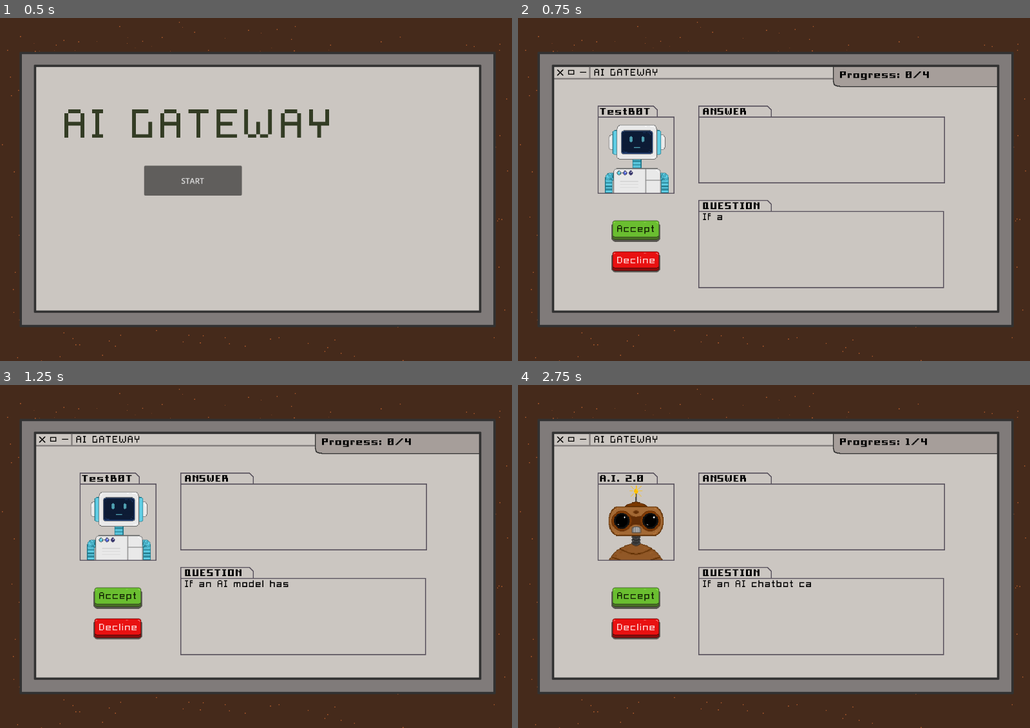
Above: before the commit, frames 1-4 (two rows, left to right).
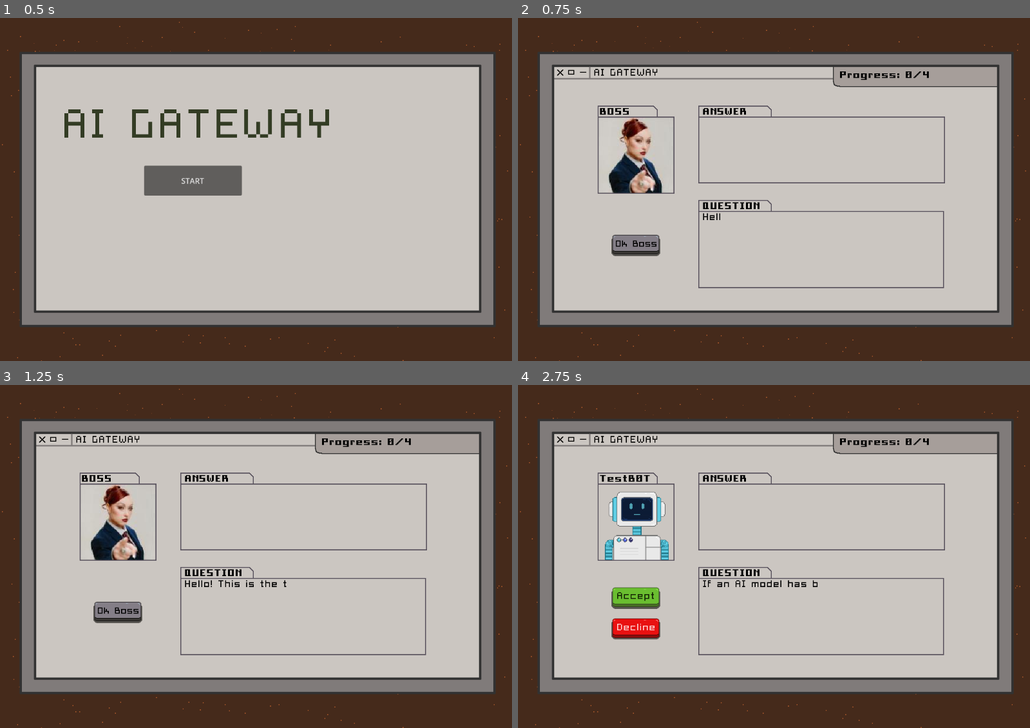
Above: after the commit, the same moments.

Repository: campiao/ai-ethics-sgame
Game: Godot game, scene res://scenes/main_menu.tscn
Two runs of this game, one before a commit and one after it. Both use one fixed random seed, a clock stepped at 60 frames per second and the inputs below.
Inputs (mouse positions are in pixels of both pictures, inside the frame that each line leads up to):
- Up to frame 1 (0.5 s): no input
- Up to frame 2 (0.75 s): click "START" at 0.5 s
- Up to frame 3 (1.25 s): no input
- Up to frame 4 (2.75 s): click (635, 628) at 1.27 s; click (635, 611) at 2 s

Frame 1 is identical in both runs. In frame 2, 3.7% of the frame differs, in the area x 15-40%, y 26-75%; in frame 3, 3.8%, in the area x 15-57%, y 26-75%; in frame 4, 2.4%.

Commit message:
feat: add mini tutorial in the beginning

Diff:
--- a/ai-ethics-serious-game/scenes/level_one.tscn
+++ b/ai-ethics-serious-game/scenes/level_one.tscn
@@ -550,6 +550,8 @@
 [node name="BossEntity" parent="." instance=ExtResource("5_r4wdr")]
 visible = false
 entity_name = "BOSS"
+question_text = "Hello! This is the tutorial text! Here we will explain the game to the player"
+answer_text = "Here we show thatbthis is the answer field, and the player should pay attention to it"
 
 [node name="AnimatedSprite2D" parent="BossEntity" index="0"]
 position = Vector2(248, 288)
@@ -559,7 +561,7 @@
 
 [connection signal="pressed" from="UI/AcceptButton" to="." method="_on_accept_button_pressed"]
 [connection signal="pressed" from="UI/DeclineButton" to="." method="_on_decline_button_pressed"]
-[connection signal="pressed" from="UI/OkBossButton" to="." method="_on_accept_button_pressed"]
+[connection signal="pressed" from="UI/OkBossButton" to="." method="_on_ok_boss_button_pressed"]
 
 [editable path="Entities/Entity1"]
 [editable path="Entities/Entity2"]
--- a/ai-ethics-serious-game/scripts/level_one/world_manager.gd
+++ b/ai-ethics-serious-game/scripts/level_one/world_manager.gd
@@ -8,7 +8,6 @@
 @onready var background_image: TextureRect = $UI/BackgroundImage
 @onready var two_btn_bg_image := preload("res://assets/sprites/backgrounds/game.png")
 @onready var one_btn_bg_image := preload("res://assets/sprites/backgrounds/game_one_btn.png")
-
 
 # Entity nodes
 @onready var entity_sprite: AnimatedSprite2D = $UI/EntitySprite
@@ -54,8 +53,6 @@
 ]
 
 func _ready() -> void:
-	#var first_entity := entities_remaining[0]
-	#setup_entity(first_entity)
 	current_entity_id = 0
 	entities_count = len(entities_remaining)
 
@@ -65,14 +62,11 @@
 	answer_label.visible_ratio = 0.0
 	question_label.visible_ratio = 0.0
 	set_entities_data()
+	show_tutorial()
 
 func _process(_delta: float) -> void:
 	if not is_entity_visible:
-		if is_tutorial_done:
-			setup_entity(entities_remaining[current_entity_id])
-		#setup_entity(boss_entity)
-		# TODO: Add screen with boss button
-		is_tutorial_done = true
+		setup_entity(entities_remaining[current_entity_id])
 	else:
 		if question_label.visible_ratio < 1.0:
 			question_label.visible_ratio += \
@@ -85,11 +79,9 @@
 	var data = StaticData.entities_dict
 	var num_ent = len(data.keys())
 
-	# ALERT: Something is causing the editor to lag can consume memory on
+	# ALERT: Something is causing the editor to lag and consume memory on
 	# "run current scene", not sure if it is this function
 	# Only happens on this scene ("level_one.tscn")
-	if num_ent == null:
-		return
 
 	for i in range(0, num_ent):
 		entities_remaining[i].question_text = data[str(i)].get("question_text")
@@ -97,7 +89,6 @@
 		entities_remaining[i].is_answer_correct = data[str(i)].get("is_answer_correct")
 
 		entities_remaining[i].explanation_text = data[str(i)].get("explanation_text")
-
 
 func  setup_entity(entity_data: EntityType) -> void:
 	# Display entity data
@@ -113,24 +104,24 @@
 func _on_accept_button_pressed() -> void:
 	if current_entity_id > entities_count-1:
 		return
-	# TODO: Logic for pressing accept button
-	# TODO: Fix after selection boss interaction
-	# It kinda works but is currently using the accept button
+
 	answer_label.visible_ratio = 0.0
 	question_label.visible_ratio = 0.0
+
 	if not is_on_after_selection:
 		advance_level()
 	else:
 		var is_choice_correct = true \
 		if entities_remaining[current_entity_id].is_answer_correct \
 		else false
-		advance_to_boss_screen(is_choice_correct)
+		advance_to_boss_screen()
+		setup_boss_text(entities_remaining[current_entity_id], is_choice_correct)
 
 
 func _on_decline_button_pressed() -> void:
 	if current_entity_id > entities_count - 1:
 		return
-	# TODO: Logic for pressing decline button
+
 	answer_label.visible_ratio = 0.0
 	question_label.visible_ratio = 0.0
 	if not is_on_after_selection:
@@ -139,15 +130,30 @@
 		var is_choice_correct = false \
 		if entities_remaining[current_entity_id].is_answer_correct \
 		else true
-		advance_to_boss_screen(is_choice_correct)
+		advance_to_boss_screen()
+		setup_boss_text(entities_remaining[current_entity_id], is_choice_correct)
 
-func advance_to_boss_screen(is_choice_correct: bool) -> void:
+func _on_ok_boss_button_pressed() -> void:
+	answer_label.visible_ratio = 0.0
+	question_label.visible_ratio = 0.0
+	if not is_tutorial_done:
+		current_entity_id -= 1
+		is_tutorial_done = true
+	advance_level()
+
+func advance_to_boss_screen() -> void:
 	#background_image.texture.reset_state()
 	background_image.texture = one_btn_bg_image
 	accept_button.hide()
 	decline_button.hide()
 	ok_boss_button.show()
-	setup_boss_text(entities_remaining[current_entity_id], is_choice_correct)
+
+
+func advance_to_normal_screen() -> void:
+	ok_boss_button.hide()
+	accept_button.show()
+	decline_button.show()
+	background_image.texture = two_btn_bg_image
 
 func setup_boss_text(entity_data: EntityType,
 	is_choice_correct: bool) -> void:
@@ -162,14 +168,12 @@
 
 func advance_level() -> void:
 	is_on_after_selection = true
-	ok_boss_button.hide()
-	accept_button.show()
-	decline_button.show()
-	background_image.texture = two_btn_bg_image
+	advance_to_normal_screen()
 
 	current_entity_id += 1
 	progress_label.text = "Progress: " + str(current_entity_id) + "/" + \
 						str(entities_count)
+	# TODO: End-game/level screen, triggered here
 	if current_entity_id > entities_count-1:
 		print("Level has ended, swap to main menu...")
 		await get_tree().create_timer(1.0).timeout
@@ -177,3 +181,7 @@
 		return
 
 	is_entity_visible = false
+
+func show_tutorial() -> void:
+	advance_to_boss_screen()
+	setup_entity(boss_entity)
